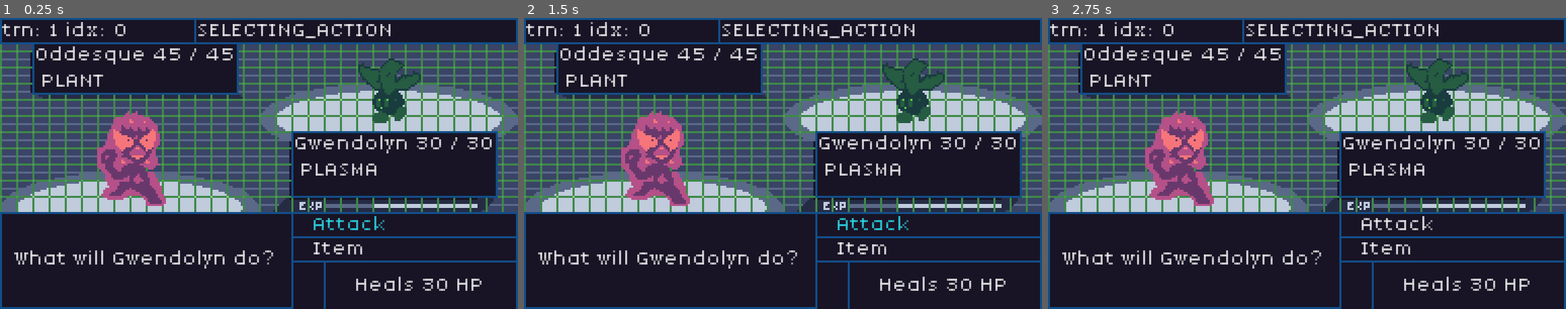
Above: before the commit, frames 1-3 (left to right).
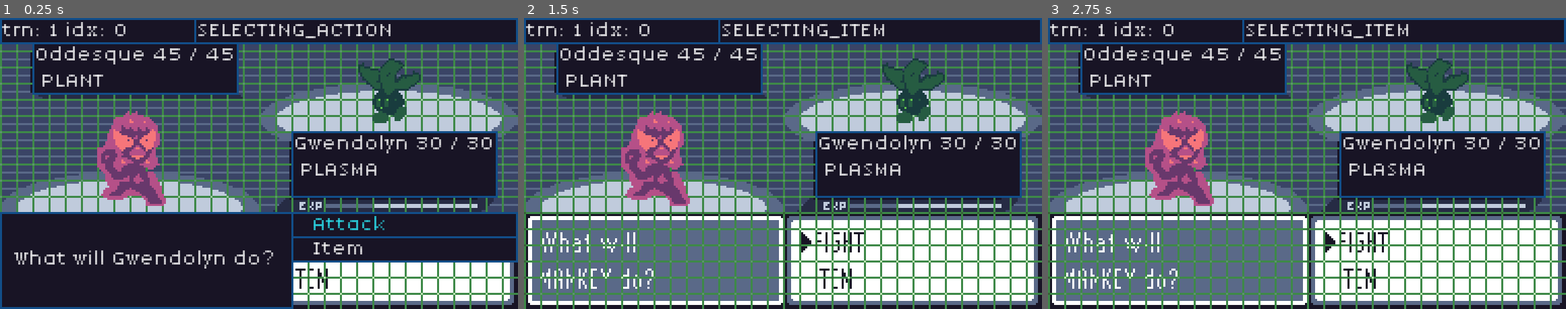
Above: after the commit, the same moments.

Repository: JakeTaussig/rpg-rougelike
Game: Godot game, scene res://scenes/battle.tscn
Two runs of this game, one before a commit and one after it. Both use one fixed random seed, a clock stepped at 60 frames per second and the inputs below.
Inputs (mouse positions are in pixels of both pictures, inside the frame that each line leads up to):
- Up to frame 1 (0.25 s): no input
- Up to frame 2 (1.5 s): click "Item" at 0.5 s; click (928, 224) at 1.25 s, where only the run before the commit has a clickable "Attack"
- Up to frame 3 (2.75 s): click (1130, 236) at 2 s, where only the run before the commit has a clickable "Item 1"

The runs differ from the first frame. In frame 1, 6.2% of the frame differs, in the area x 56-100%, y 84-100%; in frame 2, 31%, in the area x 0-100%, y 2-100%; in frame 3, 31%.
Error after the commit: Trying to assign value of type 'Node' to a variable of type 'BaseState.gd'. (res://scripts/battle.gd:66)

Commit message:
Create "Items" button handler in ~./scripts/states/SelectingAttack.gd~

Diff:
--- a/scenes/battle.tscn
+++ b/scenes/battle.tscn
@@ -156,6 +156,7 @@
 
 [node name="Items" type="Node2D" parent="BottomBar"]
 unique_name_in_owner = true
+visible = false
 
 [node name="ItemsMenu" type="GridContainer" parent="BottomBar/Items"]
 unique_name_in_owner = true
@@ -300,6 +301,7 @@
 [node name="SELECTING_ITEM" type="Node" parent="BattleStateMachine"]
 
 [connection signal="pressed" from="BottomBar/Action/Attack" to="BattleStateMachine/SELECTING_ACTION" method="_on_attack_pressed"]
+[connection signal="pressed" from="BottomBar/Action/Item" to="BattleStateMachine/SELECTING_ACTION" method="_on_item_pressed"]
 [connection signal="pressed" from="BottomBar/BattleStatus/ContinueButton" to="." method="_on_continue_button_pressed"]
 [connection signal="pressed" from="BottomBar/Moves/MovesMenu/Move1" to="BattleStateMachine/SELECTING_ATTACK" method="_on_move_pressed" binds= [0]]
 [connection signal="pressed" from="BottomBar/Moves/MovesMenu/Move2" to="BattleStateMachine/SELECTING_ATTACK" method="_on_move_pressed" binds= [1]]
--- a/scripts/states/SelectingAction.gd
+++ b/scripts/states/SelectingAction.gd
@@ -16,3 +16,6 @@
 
 func _on_attack_pressed() -> void:
 	battle.transition_state_to(battle.STATE_SELECTING_ATTACK)
+
+func _on_item_pressed() -> void:
+	battle.transition_state_to(battle.STATE_SELECTING_ITEM)
Not shown, changed: consumable-implementation-plan.org
